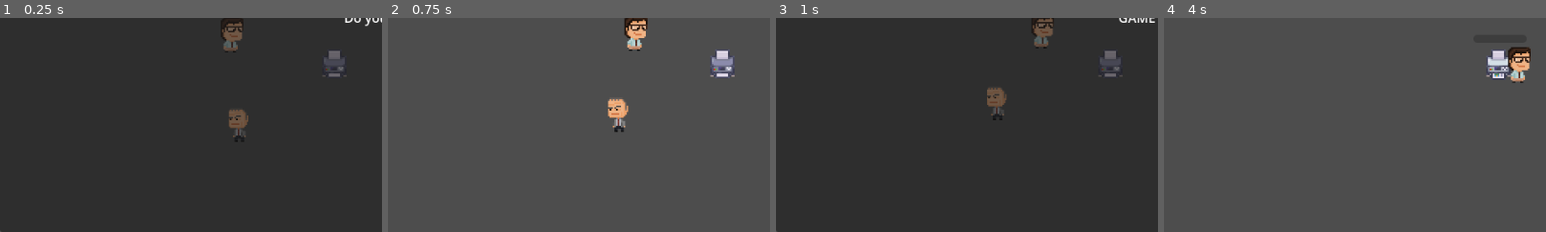
Above: before the commit, frames 1-4 (left to right).
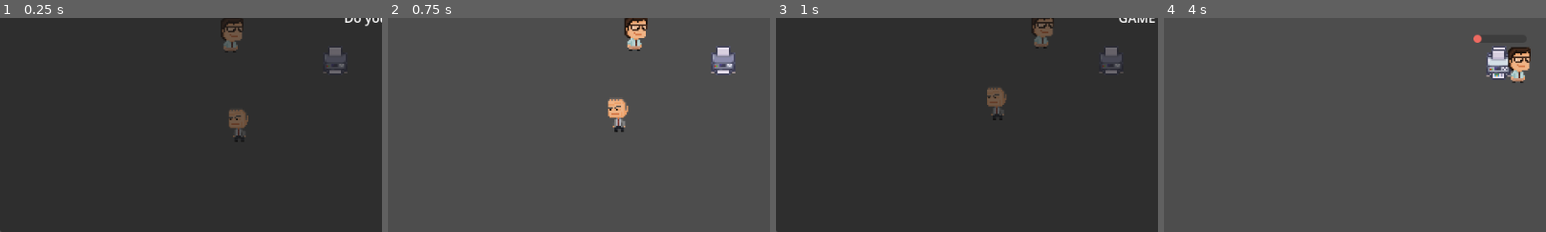
Above: after the commit, the same moments.

Repository: Medill-East/2025_gamejam_gmtk
Game: Godot game, scene res://loop/loop-main.tscn
Two runs of this game, one before a commit and one after it. Both use one fixed random seed, a clock stepped at 60 frames per second and the inputs below.
Inputs (mouse positions are % of the whole screen's width and height, from its top left):
- Up to frame 1 (0.25 s): no input
- Up to frame 2 (0.75 s): tap Enter at 0.5 s; move the mouse to (72, 45) at 0.52 s; press the mouse at (72, 45) at 0.53 s; hold Right (move_right) from 0.53 s (still down)
- Up to frame 3 (1 s): keep holding Right (move_right)
- Up to frame 4 (4 s): tap Space (Interact, bound only before the commit) at 1.25, 1.35, 2.85 s; move the mouse to (30, 55) at 1.27 s; release Right (move_right) at 1.28 s; release the mouse at (30, 55) at 1.28 s; hold Down (move_down) 1.28-2.03 s; click (30, 55) at 1.42 s; move the mouse to (60, 28) at 2.02 s; press the mouse at (60, 28) at 2.03 s; hold Right (move_right) 2.03-2.78 s; move the mouse to (45, 70) at 2.77 s; release the mouse at (45, 70) at 2.78 s; hold Up (move_up) 2.78-3.53 s; click (45, 70) at 2.92 s; move the mouse to (80, 65) at 3.52 s; press the mouse at (80, 65) at 3.53 s; hold Left (move_left) from 3.53 s (still down)
The pictures show only the part of the screen within x 0-50%, y 50-100%; the shares and areas given below are measured in that part.

The runs differ from the first frame. In frame 1, 0.3% of the frame differs, in the area x 84-91%, y 13-28%; in frame 2, 0.5%, in the area x 84-91%, y 13-29%; in frame 3, 0.3%; in frame 4, 0.1%.

Commit message:
modify control

Diff:
--- a/20250706-dodge2d/loop/item.tscn
+++ b/20250706-dodge2d/loop/item.tscn
@@ -6,6 +6,7 @@
 [ext_resource type="PackedScene" uid="uid://boa7bokteffhi" path="res://loop/loop-worldholdbar2d.tscn" id="4_v44np"]
 
 [sub_resource type="CircleShape2D" id="CircleShape2D_v44np"]
+radius = 9.84615
 
 [node name="Item" type="Node2D" node_paths=PackedStringArray("_sprite", "_highlight_spr", "_area", "bar2d")]
 script = ExtResource("1_bxm1y")
@@ -18,8 +19,11 @@
 bar2d = NodePath("Loop-worldholdbar2d")
 
 [node name="Sprite2D" type="Sprite2D" parent="."]
+position = Vector2(-16, 0)
 texture = ExtResource("2_jyv86")
 offset = Vector2(16, 0)
+region_enabled = true
+region_rect = Rect2(0, 34, 30, 36)
 
 [node name="High" type="Sprite2D" parent="."]
 visible = false
--- a/20250706-dodge2d/project.godot
+++ b/20250706-dodge2d/project.godot
@@ -65,7 +65,7 @@
 }
 Interact={
 "deadzone": 0.2,
-"events": [Object(InputEventKey,"resource_local_to_scene":false,"resource_name":"","device":-1,"window_id":0,"alt_pressed":false,"shift_pressed":false,"ctrl_pressed":false,"meta_pressed":false,"pressed":false,"keycode":0,"physical_keycode":32,"key_label":0,"unicode":32,"location":0,"echo":false,"script":null)
+"events": [Object(InputEventMouseButton,"resource_local_to_scene":false,"resource_name":"","device":-1,"window_id":0,"alt_pressed":false,"shift_pressed":false,"ctrl_pressed":false,"meta_pressed":false,"button_mask":0,"position":Vector2(0, 0),"global_position":Vector2(0, 0),"factor":1.0,"button_index":1,"canceled":false,"pressed":false,"double_click":false,"script":null)
 ]
 }
 
